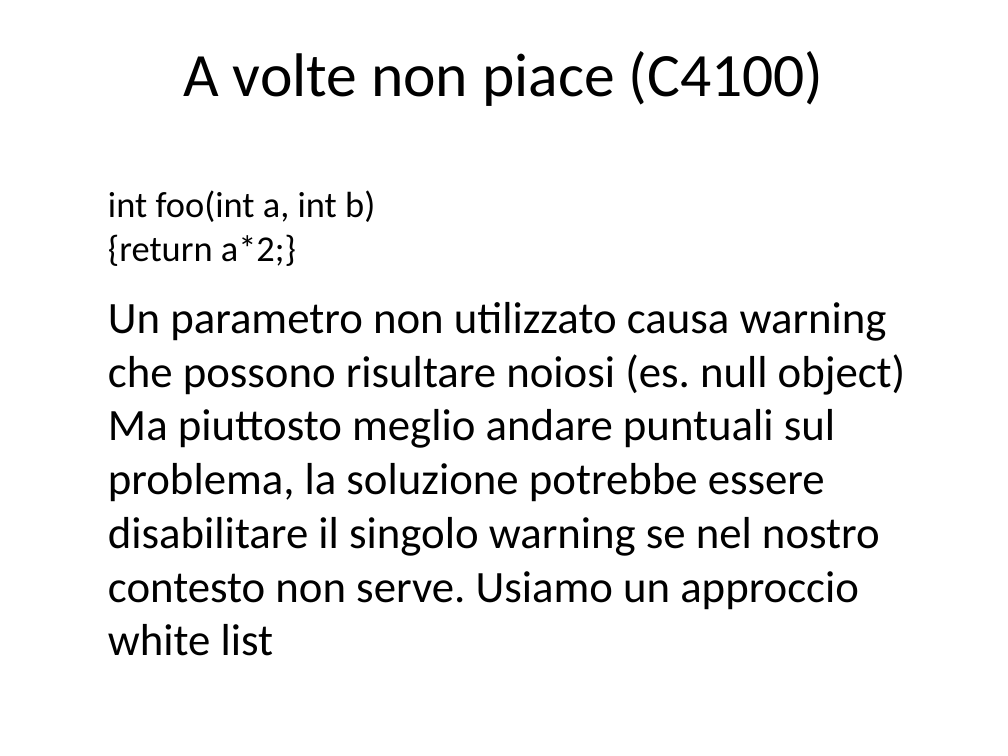
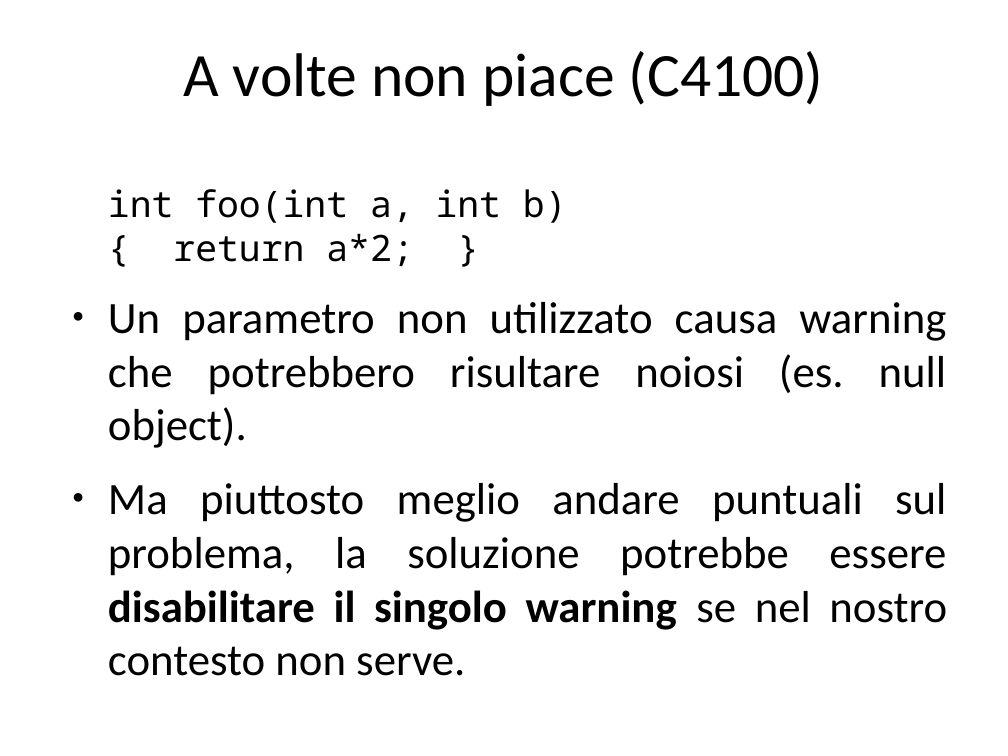
Before and after one commit to guidop/IAD13, a slide deck: slide 30 of La salute del software.odp (slide 31 before the commit). Drawn at 1008x756 pixels with LibreOffice and Linux fonts; fonts in the diff are those of the drawing. Boxes give left, top, right and bottom in pixels: in the first picture for what was removed or moved away, otherwise in the second. Text is boxed around its words. In the diff, an @@ line names an element or a change of style, - is before the commit and + after.

```diff
--- a/La salute del software.odp
+++ b/La salute del software.odp
@@ text at [108, 189, 947, 676]: text changed @@
-int foo(int a, int b)
-{return a*2;}
-Un parametro non utilizzato causa warning che possono risultare noiosi (es. null object)
-Ma piuttosto meglio andare puntuali sul problema, la soluzione potrebbe essere disabilitare il singolo warning se nel nostro contesto non serve. Usiamo un approccio white list
+int foo(int a, int b)
+{ return a*2; }
+● Un parametro non utilizzato causa warning che potrebbero risultare noiosi (es. null object).
+● Ma piuttosto meglio andare puntuali sul problema, la soluzione potrebbe essere disabilitare il singolo warning se nel nostro contesto non serve.
```
Also in this commit, not shown: 39 other slides changed, 5 slides added, 3 slides removed.
